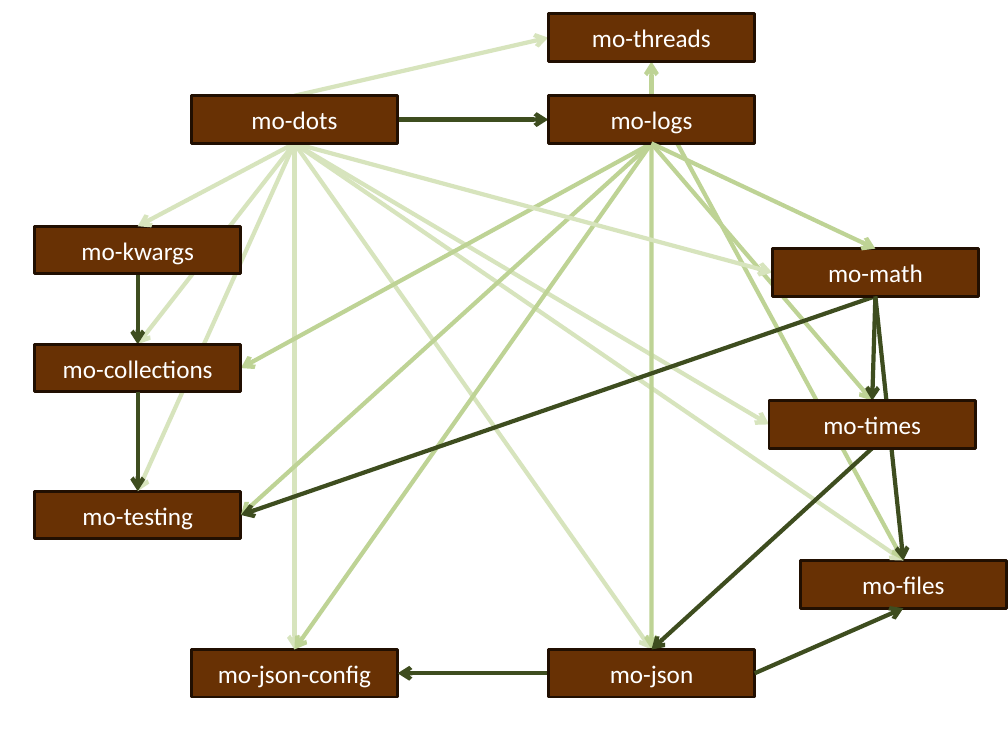
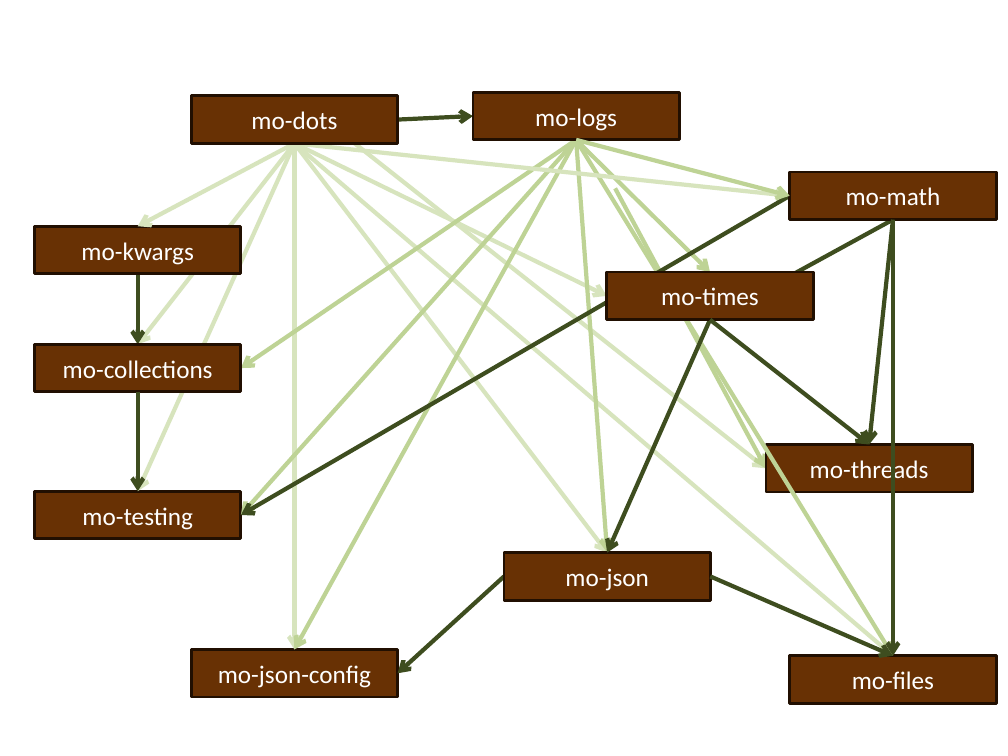
Before and after one commit to klahnakoski/pyLibrary, a slide deck: slide 1 of docs/Libraries.pptx. Drawn at 1008x756 pixels with LibreOffice and Linux fonts; fonts in the diff are those of the drawing. Boxes give left, top, right and bottom in pixels: in the first picture for what was removed or moved away, otherwise in the second. Text is boxed around its words. In the diff, an @@ line names an element or a change of style, - is before the commit and + after.

Commit message:
update from machine

```diff
--- a/docs/Libraries.pptx
+++ b/docs/Libraries.pptx
@@ arrow moved from (294, 96) - (548, 37) to (294, 96) - (766, 469) @@
@@ arrow moved from (397, 120) - (548, 120) to (397, 120) - (473, 116) @@
@@ rectangle "mo-logs": place and size @@
-rectangle "mo-logs" at [548,96,755,143]
+rectangle "mo-logs" at [473,93,679,140]
@@ arrow moved from (651, 143) - (241, 515) to (577, 140) - (241, 515) @@
@@ arrow moved from (651, 143) - (241, 368) to (577, 140) - (241, 368) @@
@@ arrow moved from (651, 143) - (294, 649) to (577, 140) - (294, 649) @@
@@ arrow moved from (294, 143) - (903, 560) to (294, 143) - (893, 656) @@
@@ arrow moved from (294, 143) - (772, 272) to (294, 143) - (789, 196) @@
@@ arrow moved from (294, 143) - (651, 649) to (294, 143) - (607, 552) @@
@@ arrow moved from (294, 143) - (769, 424) to (294, 143) - (607, 296) @@
@@ arrow moved from (651, 96) - (903, 560) to (577, 140) - (893, 656) @@
@@ arrow moved from (651, 143) - (875, 249) to (577, 140) - (789, 196) @@
@@ arrow moved from (651, 143) - (651, 649) to (577, 140) - (607, 552) @@
@@ arrow moved from (651, 143) - (872, 400) to (577, 140) - (710, 272) @@
@@ rectangle "mo-math": place and size @@
-rectangle "mo-math" at [772,249,979,296]
+rectangle "mo-math" at [789,172,996,220]
@@ arrow moved from (875, 296) - (241, 515) to (789, 196) - (241, 515) @@
@@ arrow moved from (651, 96) - (651, 61) to (615, 188) - (766, 469) @@
@@ arrow moved from (875, 296) - (872, 400) to (893, 220) - (710, 320) @@
@@ arrow added from (893, 220) to (869, 445), #3E4D1F 3 pt @@
@@ arrow moved from (875, 296) - (903, 560) to (893, 220) - (893, 656) @@
@@ rectangle "mo-times": place and size @@
-rectangle "mo-times" at [769,400,976,448]
+rectangle "mo-times" at [607,272,813,320]
@@ arrow moved from (872, 449) - (651, 649) to (710, 320) - (607, 552) @@
@@ arrow added from (710, 320) to (869, 445), #3E4D1F 3 pt @@
@@ rectangle "mo-threads": place and size @@
-rectangle "mo-threads" at [548,14,755,61]
+rectangle "mo-threads" at [766,445,973,492]
@@ rectangle "mo-json": place and size @@
-rectangle "mo-json" at [548,649,755,697]
+rectangle "mo-json" at [504,552,711,600]
@@ arrow moved from (548, 673) - (397, 673) to (504, 577) - (397, 673) @@
@@ arrow moved from (755, 673) - (903, 608) to (711, 577) - (893, 656) @@
@@ rectangle "mo-files": place and size @@
-rectangle "mo-files" at [800,560,1007,608]
+rectangle "mo-files" at [789,656,996,704]
```
